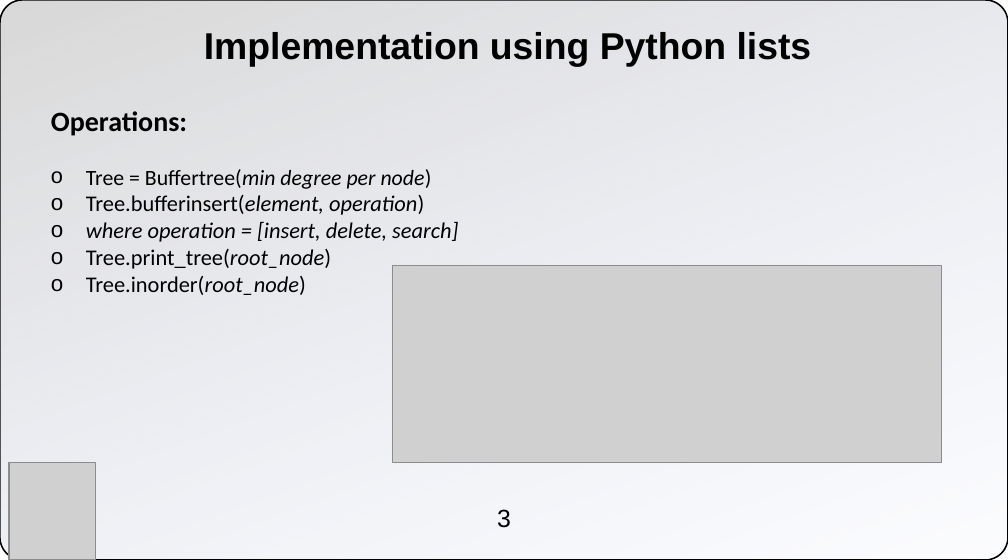
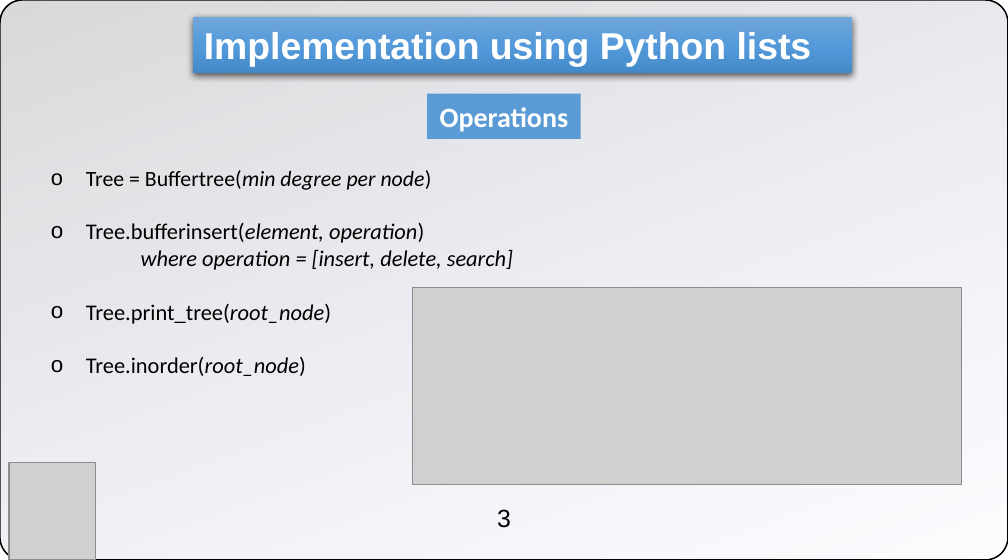
Before and after one commit to m-sabihul-hasan/cs201-s20-final-project-lightning-panthers, a slide deck: slide 3 of Buffer Tree - Poster Presentation.pptx. Drawn at 1008x560 pixels with LibreOffice and Linux fonts; fonts in the diff are those of the drawing; grey boxes stand for pictures; background and template pictures are left out. Boxes give left, top, right and bottom in pixels: in the first picture for what was removed or moved away, otherwise in the second. Text is boxed around its words. In the diff, an @@ line names an element or a change of style, - is before the commit and + after.

```diff
--- a/Buffer Tree - Poster Presentation.pptx
+++ b/Buffer Tree - Poster Presentation.pptx
@@ rectangle "Implementation using Python lists": place and size @@
-rectangle "Implementation using Python lists" at [204,32,812,67]
+rectangle "Implementation using Python lists" at [193,17,851,73]
@@ rectangle "Implementation using Python lists" at [193,17,851,73]: text colour #000000 to #FFFFFF; fill none to gradient #71A6DB to #559BDB to #448ACA; shadow on @@
@@ text at [51,111,187,136]: paragraph removed @@
-Operations:
@@ rectangle added at [427,94,580,139], fill #5B9BD5, 18 pt, text #FFFFFF, bold @@
+Operations
@@ text "Tree = Buffertree(min degree per ...": place and size @@
-text "Tree = Buffertree(min degree per ..." at [51,111,458,295]
+text "Tree = Buffertree(min degree per ..." at [86,170,513,376]
@@ text at [141,249,513,270]: bullet o to none @@
@@ picture: place and size @@
-picture at [392,265,941,463]
+picture at [413,288,962,485]
```
Also in this commit, not shown: 3 other slides changed.
